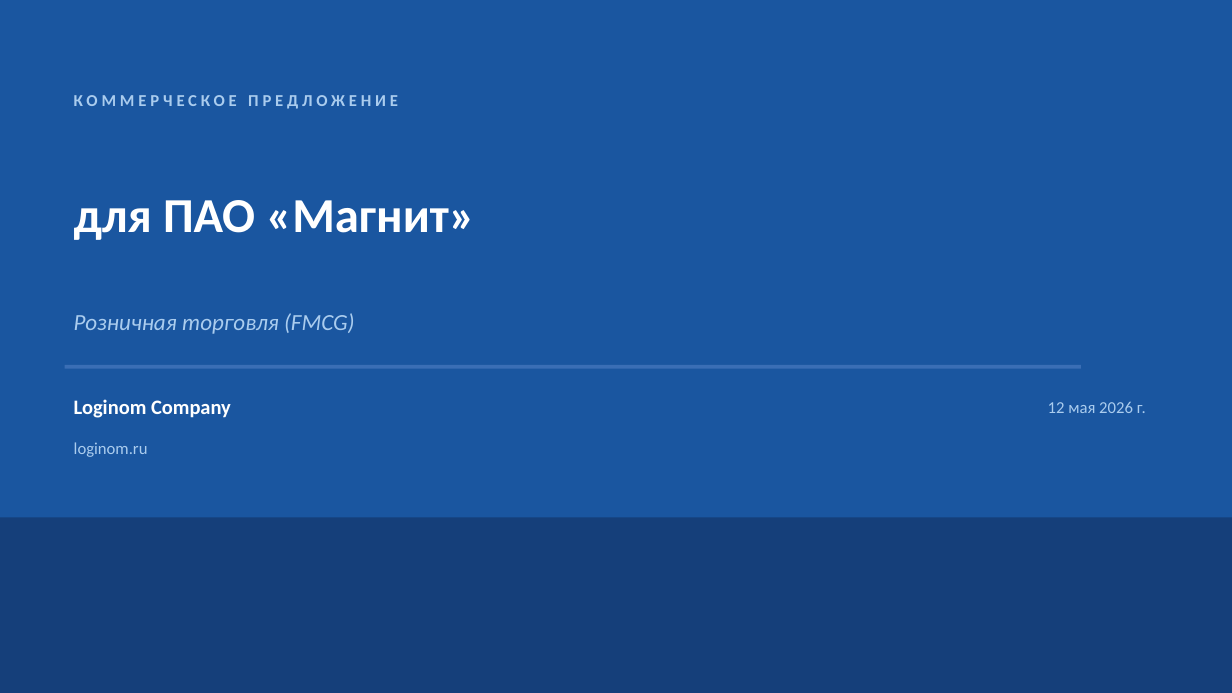
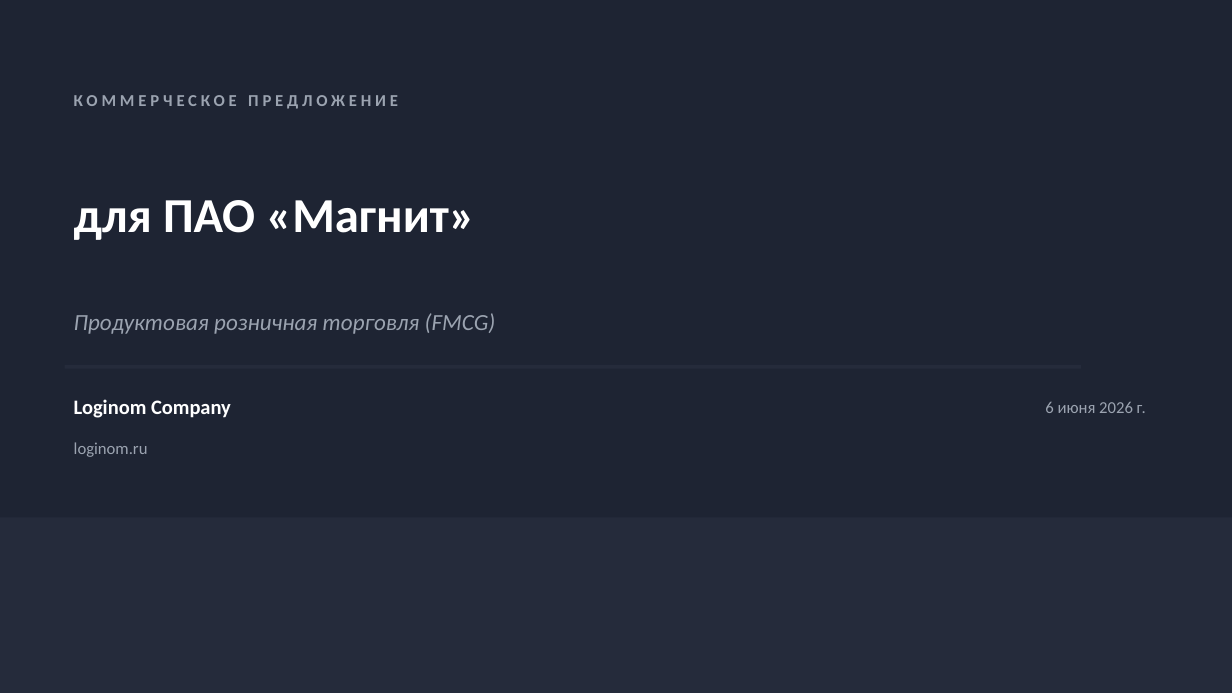
Before and after one commit to kenshin300/diplom, a slide deck: slide 1 of servers/presentation/output/magnit_loginom_pitch.pptx. Drawn at 1232x693 pixels with LibreOffice and Linux fonts; fonts in the diff are those of the drawing. Boxes give left, top, right and bottom in pixels: in the first picture for what was removed or moved away, otherwise in the second. Text is boxed around its words. In the diff, an @@ line names an element or a change of style, - is before the commit and + after.

```diff
--- a/servers/presentation/output/magnit_loginom_pitch.pptx
+++ b/servers/presentation/output/magnit_loginom_pitch.pptx
@@ rectangle at box(0, 0, 1232, 693): fill #1A56A0 to #1E2433 @@
@@ text "КОММЕРЧЕСКОЕ ПРЕДЛОЖЕНИЕ" at box(74, 95, 398, 109): text colour #AACCEE to #9BA3B0 @@
@@ text at box(74, 313, 496, 334): text changed; text colour #AACCEE to #9BA3B0 @@
-Розничная торговля (FMCG)
+Продуктовая розничная торговля (FMCG)
@@ rectangle at box(65, 365, 1081, 369): fill #3A6EB5 to #252B3B @@
@@ text at box(1045, 402, 1146, 413): text changed; text colour #AACCEE to #9BA3B0 @@
-12 мая 2026 г.
+6 июня 2026 г.
@@ text "loginom.ru" at box(74, 442, 148, 457): text colour #AACCEE to #9BA3B0 @@
@@ rectangle at box(0, 518, 1232, 693): fill #153F7A to #252B3B @@
```
Also in this commit, not shown: 3 other slides changed, 3 slides added, 3 slides removed, 18 other files.
